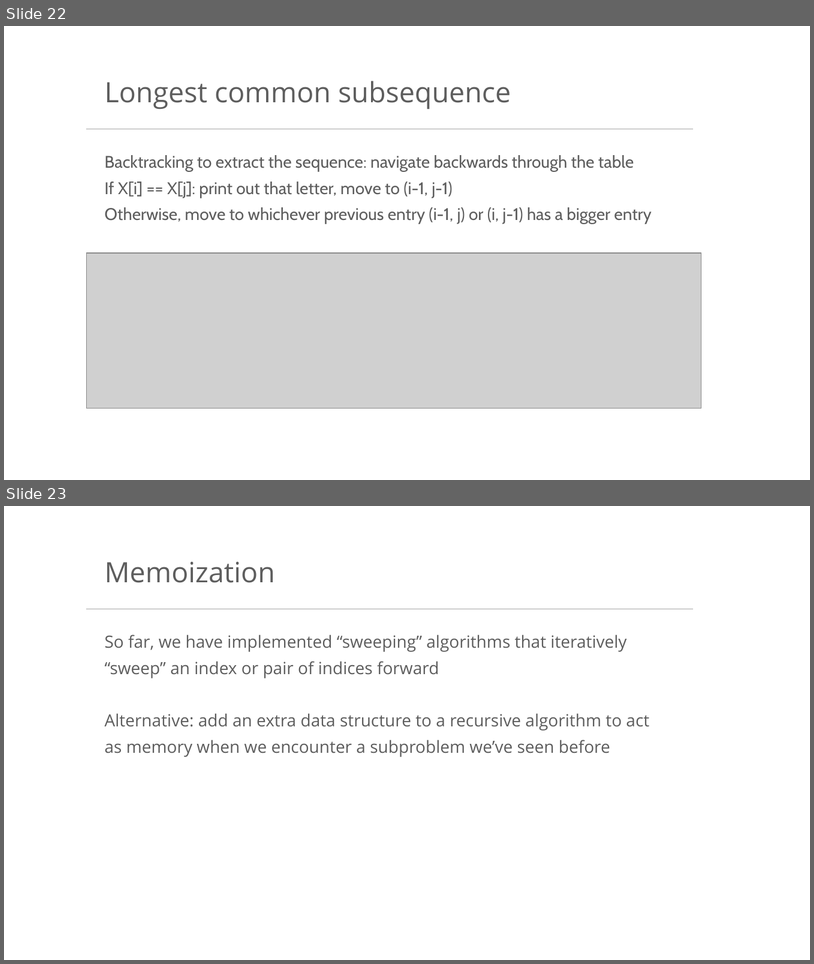
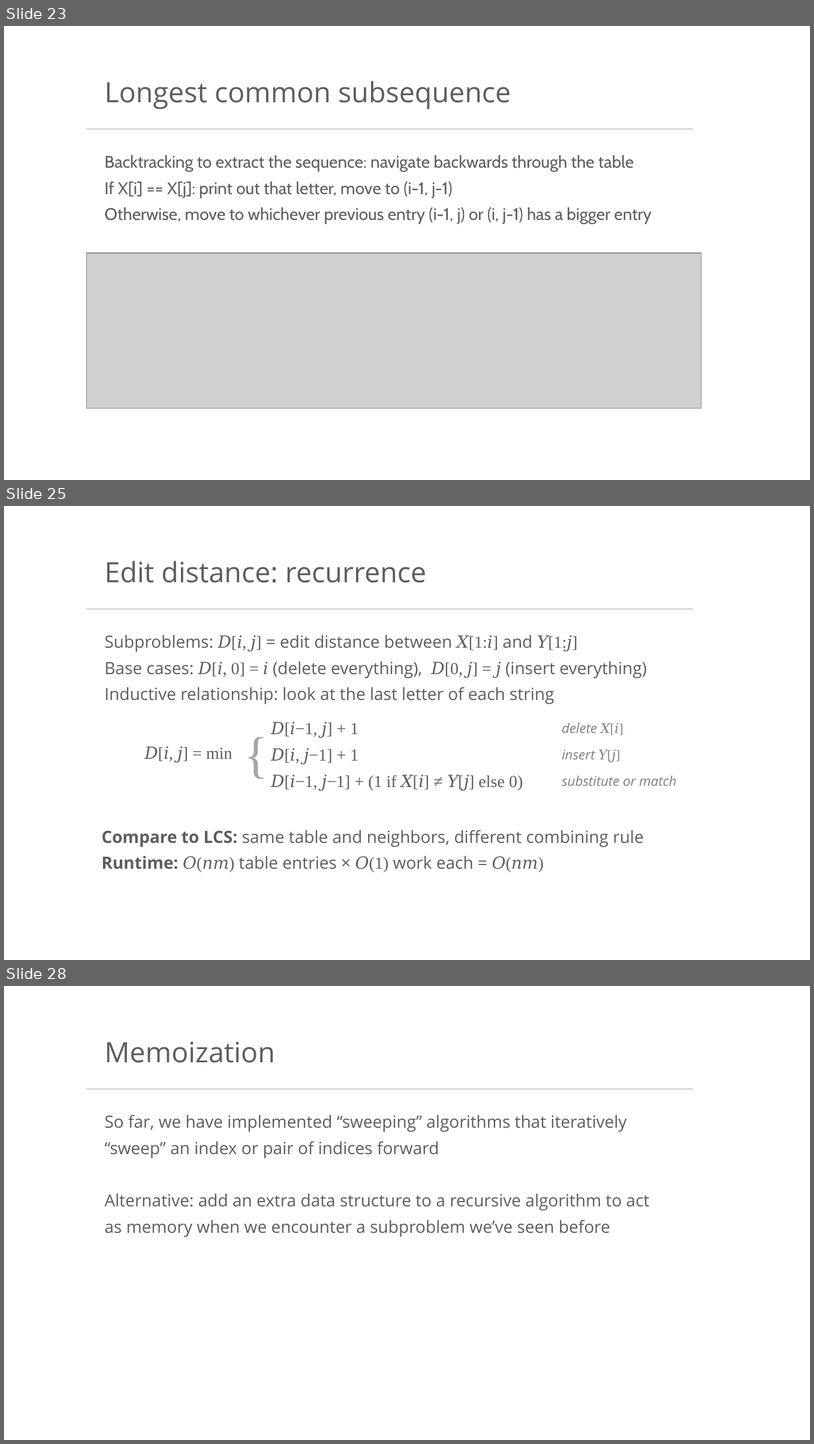
Before and after one commit to bwilder0/10607-f2026, a slide deck: files/lecture_8.pptx. Shown one above the other, each under a label of ours: slides 22 and 23 before the commit, slides 23, 25 and 28 after it; the slides between them are not shown. The pictures are 814x964 and 814x1444 pixels, drawn with LibreOffice and Linux fonts; fonts in the diff are those of the drawing; grey boxes stand for pictures; background and template pictures are left out. Boxes give left, top, right and bottom in pixels: in the first picture for what was removed or moved away, otherwise in the second. Text is boxed around its words. In the diff, an @@ line names an element or a change of style, - is before the commit and + after.

```diff
--- a/files/lecture_8.pptx
+++ b/files/lecture_8.pptx
@@ slide 25 added at (x1=4, y1=506, x2=810, y2=960), background #FFFFFF; not listed: 1 template element that a slide beside it also shows @@
@@ text added at (x1=105, y1=561, x2=426, y2=583), 33.3 pt, text #5D5D5D @@
+Edit distance: recurrence
@@ text added at (x1=105, y1=634, x2=647, y2=704), 20 pt, text #5D5D5D @@
+Subproblems: 𝐷[𝑖, 𝑗] = edit distance between 𝑋[1:𝑖] and 𝑌[1:𝑗]
+Base cases: 𝐷[𝑖, 0] = 𝑖 (delete everything), 𝐷[0, 𝑗] = 𝑗 (insert everything)
+Inductive relationship: look at the last letter of each string
@@ text added at (x1=239, y1=712, x2=266, y2=792), 60 pt, text #A5A5A5 @@
+{
@@ text added at (x1=271, y1=721, x2=359, y2=738), 20 pt, text #5D5D5D @@
+𝐷[𝑖−1, 𝑗] + 1
@@ text added at (x1=562, y1=723, x2=619, y2=733), 16 pt, text #808080, italic @@
+delete 𝑋[𝑖]
@@ text added at (x1=144, y1=746, x2=233, y2=762), 20 pt, text #5D5D5D @@
+𝐷[𝑖, 𝑗] = min
@@ text added at (x1=271, y1=748, x2=359, y2=764), 20 pt, text #5D5D5D @@
+𝐷[𝑖, 𝑗−1] + 1
@@ text added at (x1=562, y1=749, x2=616, y2=762), 16 pt, text #808080, italic @@
+insert 𝑌[𝑗]
@@ text added at (x1=271, y1=774, x2=523, y2=790), 20 pt, text #5D5D5D @@
+𝐷[𝑖−1, 𝑗−1] + (1 if 𝑋[𝑖] ≠ 𝑌[𝑗] else 0)
@@ text added at (x1=562, y1=775, x2=677, y2=786), 16 pt, text #808080, italic @@
+substitute or match
@@ text added at (x1=102, y1=829, x2=644, y2=872), 20 pt, text #5D5D5D @@
+Compare to LCS: same table and neighbors, different combining rule
+Runtime: 𝑂(𝑛𝑚) table entries × 𝑂(1) work each = 𝑂(𝑛𝑚)
@@ what was slide 22 is now slide 23 @@
@@ what was slide 23 is now slide 28 @@
```
Also in this commit, not shown: 11 other slides added.
